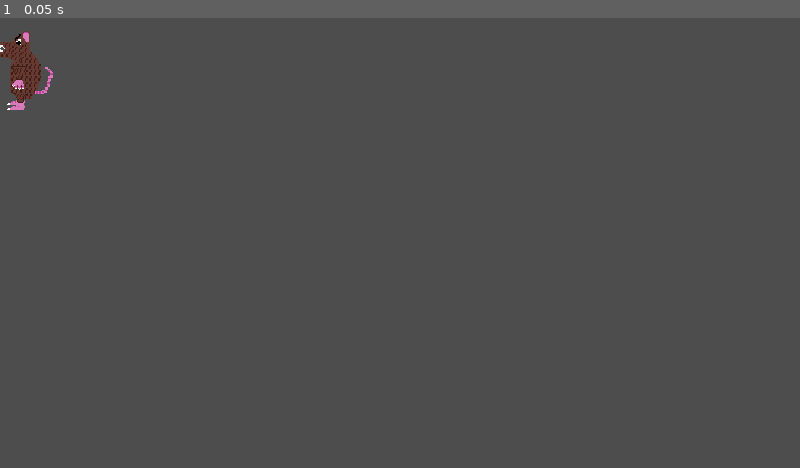
Above: before the commit, frame 1.
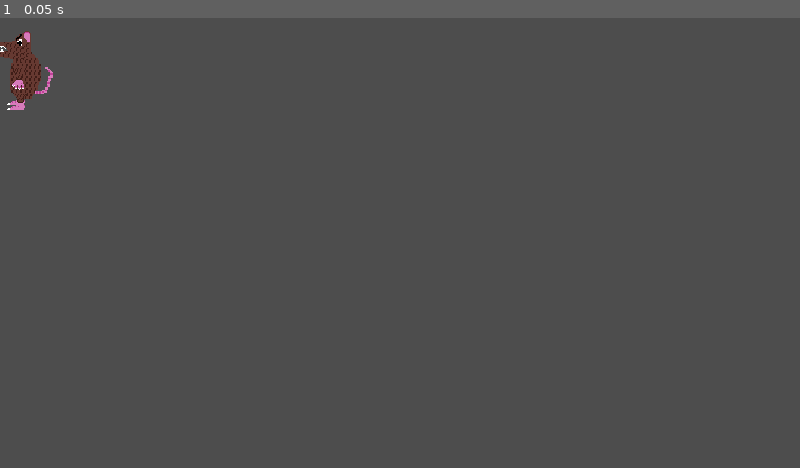
Above: after the commit, the same moment.

Repository: BenBenBenB/godot-testing-2d
Game: Godot game, scene res://scene/entity/rat.tscn
Same seed, same stepped clock (60 frames per second), same inputs: the game is played once before the commit and once after it. This scene is started directly instead of the project's main scene.
Inputs:
- Up to frame 1 (0.05 s): no input

The runs differ from the first frame. In frame 1, less than 0.1% of the frame differs, in the area x 0-4%, y 2-20%.

Commit message:
rat re-rigged with jaw

Diff:
--- a/scene/entity/rat.tscn
+++ b/scene/entity/rat.tscn
@@ -34,12 +34,21 @@
 bones = ["torso", PackedFloat32Array(1, 1, 1, 1, 1, 1, 1, 1, 1, 1, 1), "torso/head", PackedFloat32Array(0, 0, 0, 0, 0,  …(304 unchanged characters)…
 
 [node name="head" type="Polygon2D" parent="polygons"]
-position = Vector2(-11, 7)
+position = Vector2(-11, 4)
 texture = ExtResource("1_h24as")
 skeleton = NodePath("../../Skeleton2D")
-polygon = PackedVector2Array(1.50716, 6.70686, 16.3527, 10.3994, 29.7664, 0.150715, 35.4936, 1.73323, 36.6993, 7.30972, 36.624, 23.2102, 29.465, 30.2939, 20.3466, 29.3896, 14.0166, 26.8274, 1.73323, 25.1696, 6.55614, 18.0859, -0.0753593, 12.8109)
-uv = PackedVector2Array(1.50716, 6.70686, 16.3527, 10.3994, 29.7664, 0.150715, 35.4936, 1.73323, 36.6993, 7.30972, 36.624, 23.2102, 29.465, 30.2939, 20.3466, 29.3896, 14.0166, 26.8274, 1.73323, 25.1696, 6.55614, 18.0859, -0.0753593, 12.8109)
-bones = ["torso", PackedFloat32Array(0, 0, 0, 0, 0, 0, 0, 0, 0, 0, 0, 0), "torso/head", PackedFloat32Array(1, 1, 1, 1, 1, 1, 1, 1, 1, 1, 1, 1), "torso/front_leg", PackedFloat32Array(0, 0, 0, 0, 0, 0, 0, 0, 0, 0, 0, 0), "torso/back_leg", PackedFloat32Array(0, 0, 0, 0, 0, 0, 0, 0, 0, 0, 0, 0), "torso/front_arm", PackedFloat32Array(0, 0, 0, 0, 0, 0, 0, 0, 0, 0, 0, 0), "torso/back_arm", PackedFloat32Array(0, 0, 0, 0, 0, 0, 0, 0, 0, 0, 0, 0)]
+polygon = PackedVector2Array(34.25, 4.5625, 30.9375, 4.625, 27.1875, 6.875, 19.625, 13.5625, 10.3125, 12.0625, 6, 9.75, 2.3125, 10.4375, 2.1875, 14.5, 2.1875, 16.875, 4.4375, 17.8125, 8.25, 21, 33.0625, 30.25, 37.625, 28.875, 38.5, 21.375, 38.1875, 6.1875)
+uv = PackedVector2Array(34.25, 4.5625, 30.9375, 4.625, 27.1875, 6.875, 19.625, 13.5625, 10.3125, 12.0625, 6, 9.75, 2.3125, 10.4375, 2.1875, 14.5, 2.1875, 16.875, 4.4375, 17.8125, 8.25, 21, 33.0625, 30.25, 37.625, 28.875, 38.5, 21.375, 38.1875, 6.1875)
+bones = ["torso", PackedFloat32Array(0, 0, 0, 0, 0, 0, 0, 0, 0, 0, 0, 0, 0, 0, 0), "torso/head", PackedFloat32Array(1, 1, 1, 1, 1, 1, 1, 1, 1, 1, 1, 1, 1, 1, 1), "torso/head/jaw", PackedFloat32Array(0, 0, 0, 0, 0, 0, 0, 0, 0, 0, 0, 0, 0, 0, 0), "torso/front_leg", PackedFloat32Array(0, 0, 0, 0, 0, 0, 0, 0, 0, 0, 0, 0, 0, 0, 0), "torso/back_leg", PackedFloat32Array(0, 0, 0, 0, 0, 0, 0, 0, 0, 0, 0, 0, 0, 0, 0), "torso/front_arm", PackedFloat32Array(0, 0, 0, 0, 0, 0, 0, 0, 0, 0, 0, 0, 0, 0, 0), "torso/back_arm", PackedFloat32Array(0, 0, 0, 0, 0, 0, 0, 0, 0, 0, 0, 0, 0, 0, 0)]
+
+[node name="jaw" type="Polygon2D" parent="polygons/head"]
+show_behind_parent = true
+position = Vector2(2, -54)
+texture = ExtResource("1_h24as")
+skeleton = NodePath("../../../Skeleton2D")
+polygon = PackedVector2Array(28.3125, 66.25, 19.6875, 73.125, 8.4375, 73, 3.3125, 77.0625, 3, 82.6875, 11.625, 82.875, 22.625, 87.75, 29.375, 86.9375, 36.5, 80.4375, 36.25, 70)
+uv = PackedVector2Array(28.3125, 66.25, 19.6875, 73.125, 8.4375, 73, 3.3125, 77.0625, 3, 82.6875, 11.625, 82.875, 22.625, 87.75, 29.375, 86.9375, 36.5, 80.4375, 36.25, 70)
+bones = ["torso", PackedFloat32Array(0, 0, 0, 0, 0, 0, 0, 0, 0, 0), "torso/head", PackedFloat32Array(0, 0, 0, 0, 0, 0, 0, 0, 0, 0), "torso/head/jaw", PackedFloat32Array(1, 1, 1, 1, 1, 1, 1, 1, 1, 1), "torso/front_leg", PackedFloat32Array(0, 0, 0, 0, 0, 0, 0, 0, 0, 0), "torso/back_leg", PackedFloat32Array(0, 0, 0, 0, 0, 0, 0, 0, 0, 0), "torso/front_arm", PackedFloat32Array(0, 0, 0, 0, 0, 0, 0, 0, 0, 0), "torso/back_arm", PackedFloat32Array(0, 0, 0, 0, 0, 0, 0, 0, 0, 0)]
 
 [node name="front leg" type="Polygon2D" parent="polygons"]
 position = Vector2(-19, 31)
@@ -66,10 +75,14 @@
 rest = Transform2D(1, 0, 0, 1, 19, 56)
 
 [node name="head" type="Bone2D" parent="Skeleton2D/torso"]
-position = Vector2(-3, -27)
-rotation = -2.88852
+position = Vector2(2, -27)
+rotation = -2.81871
 scale = Vector2(1, 1)
-rest = Transform2D(-0.968148, -0.25038, 0.25038, -0.968148, -3, -27)
+rest = Transform2D(-0.948324, -0.317305, 0.317305, -0.948324, 2, -27)
+
+[node name="jaw" type="Bone2D" parent="Skeleton2D/torso/head"]
+rotation = -0.244346
+rest = Transform2D(0.970296, -0.241922, 0.241922, 0.970296, 0, 0)
 
 [node name="front_leg" type="Bone2D" parent="Skeleton2D/torso"]
 position = Vector2(-2, 5)
Binary file added: aseprite files/rat.ase
Binary file changed: assets/sprite/rat.png
